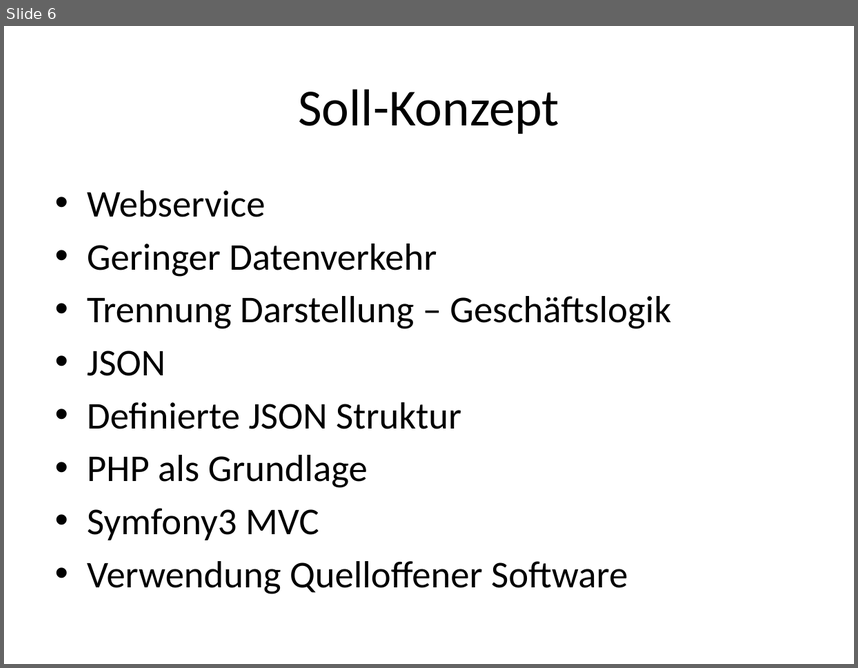
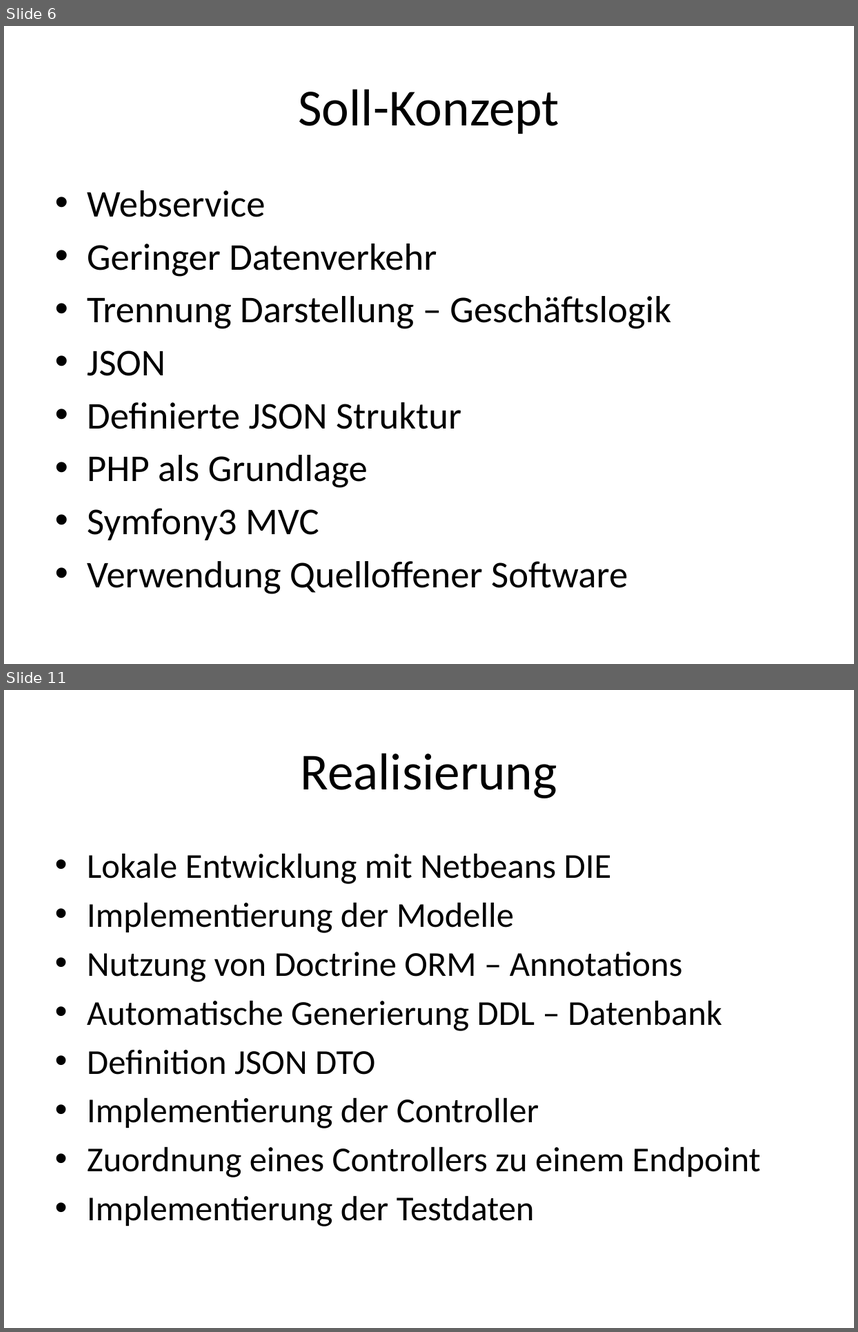
Before and after one commit to janhelmle/weiterbildung_fachinformatiker_ihk_projektantrag, a slide deck: praesentation/Projektpräsentation.pptx. Shown one above the other, each under a label of ours: slide 6 before the commit, slides 6 and 11 after it; the slides between them are not shown. The pictures are 858x668 and 858x1332 pixels, drawn with LibreOffice and Linux fonts; fonts in the diff are those of the drawing. Boxes give left, top, right and bottom in pixels: in the first picture for what was removed or moved away, otherwise in the second. Text is boxed around its words. In the diff, an @@ line names an element or a change of style, - is before the commit and + after.

```diff
--- a/praesentation/Projektpräsentation.pptx
+++ b/praesentation/Projektpräsentation.pptx
@@ slide 11 added at [4, 690, 854, 1328], background #FFFFFF @@
@@ title added at [301, 753, 557, 798], 44 pt, text #000000 @@
+Realisierung
@@ text added at [87, 854, 761, 1226], 29.6 pt, text #000000 @@
+• Lokale Entwicklung mit Netbeans DIE
+• Implementierung der Modelle
+• Nutzung von Doctrine ORM – Annotations
+• Automatische Generierung DDL – Datenbank
+• Definition JSON DTO
+• Implementierung der Controller
+• Zuordnung eines Controllers zu einem Endpoint
+• Implementierung der Testdaten
```
Also in this commit, not shown: 9 other slides added, 1 other file.
